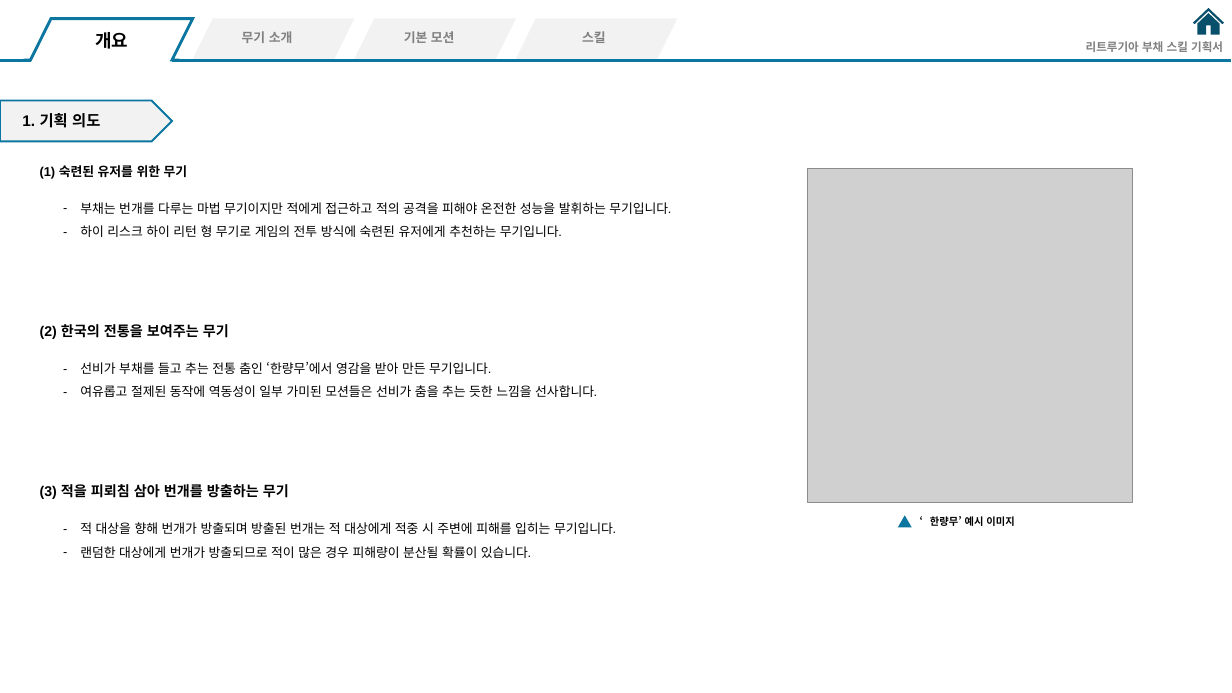
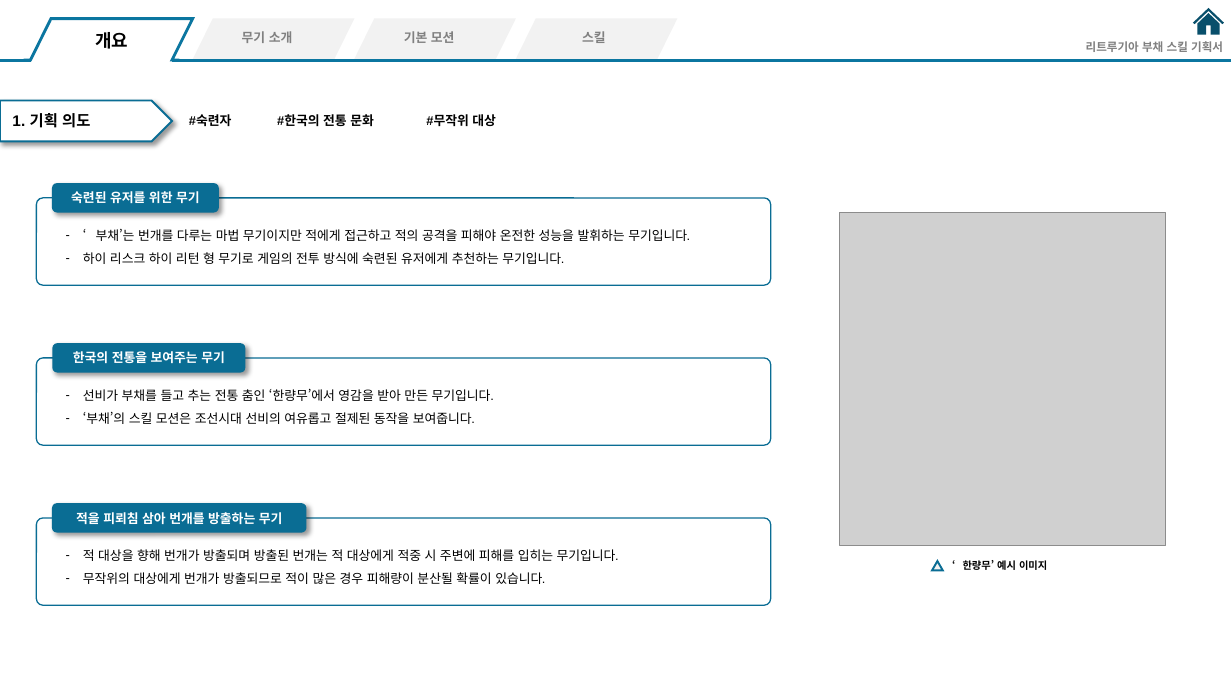
Before and after one commit to hjs0913/GameDesign, a slide deck: slide 3 of 액션&경영 RPG/스킬/리트루기아_부채스킬기획.pptx. Drawn at 1232x693 pixels with LibreOffice and Linux fonts; fonts in the diff are those of the drawing; grey boxes stand for pictures. Boxes give left, top, right and bottom in pixels: in the first picture for what was removed or moved away, otherwise in the second. Text is boxed around its words. In the diff, an @@ line names an element or a change of style, - is before the commit and + after.

Commit message:
부채 스킬 의도 수정

```diff
--- a/액션&경영 RPG/스킬/리트루기아_부채스킬기획.pptx
+++ b/액션&경영 RPG/스킬/리트루기아_부채스킬기획.pptx
@@ pentagon arrow at [0,101,172,141]: fill #F2F2F2 to #FFFFFF; outline #0B76A0 1.5 pt to #0A6D94 1.5 pt; shadow on @@
@@ text "1. 기획 의도": place and size @@
-text "1. 기획 의도" at [22,113,100,128]
+text "1. 기획 의도" at [12,113,90,128]
@@ text added at [189,115,231,128], 10 pt, text #000000, bold @@
+#숙련자
@@ text added at [277,114,374,126], 10 pt, text #000000, bold @@
+#한국의 전통 문화
@@ text added at [426,114,496,126], 10 pt, text #000000, bold @@
+#무작위 대상
@@ rounded rectangle added at [36,198,771,285], fill #FFFFFF, outline #0A6D94 1 pt @@
@@ rounded rectangle "숙련된 유저를 위한 무기": place and size @@
-rounded rectangle "숙련된 유저를 위한 무기" at [40,165,188,179]
+rounded rectangle "숙련된 유저를 위한 무기" at [52,183,219,213]
@@ text in rounded rectangle at [71,191,200,203]: text changed; text colour #000000 to #FFFFFF @@
-(1) 숙련된 유저를 위한 무기
+숙련된 유저를 위한 무기
@@ text "‘부채’는 번개를 다루는 마법 무기이지만 ...": place and size @@
-text "‘부채’는 번개를 다루는 마법 무기이지만 ..." at [80,202,671,237]
+text "‘부채’는 번개를 다루는 마법 무기이지만 ..." at [83,229,690,264]
@@ text at [96,229,690,241]: text changed @@
-– 부채는 번개를 다루는 마법 무기이지만 적에게 접근하고 적의 공격을 피해야 온전한 성능을 발휘하는 무기입니다.
+– ‘부채’는 번개를 다루는 마법 무기이지만 적에게 접근하고 적의 공격을 피해야 온전한 성능을 발휘하는 무기입니다.
@@ picture: place and size @@
-picture at [808,169,1133,503]
+picture at [840,213,1165,546]
@@ rounded rectangle added at [36,358,771,445], outline #0A6D94 1 pt @@
@@ vertical alignment top to middle; fill none to #0A6D94; shadow on in 3 elements at [52,183,219,213], [52,504,306,533], [53,343,246,372] @@
@@ rounded rectangle "한국의 전통을 보여주는 무기": place and size @@
-rounded rectangle "한국의 전통을 보여주는 무기" at [40,322,229,340]
+rounded rectangle "한국의 전통을 보여주는 무기" at [53,343,246,372]
@@ text in rounded rectangle at [73,351,225,363]: text changed; size 11 to 10 pt; text colour #000000 to #FFFFFF @@
-(2) 한국의 전통을 보여주는 무기
+한국의 전통을 보여주는 무기
@@ text "선비가 부채를 들고 추는 전통 ...": place and size @@
-text "선비가 부채를 들고 추는 전통 ..." at [80,362,597,397]
+text "선비가 부채를 들고 추는 전통 ..." at [83,389,494,424]
@@ text at [83,412,475,424]: text changed @@
-– 여유롭고 절제된 동작에 역동성이 일부 가미된 모션들은 선비가 춤을 추는 듯한 느낌을 선사합니다.
+– ‘부채’의 스킬 모션은 조선시대 선비의 여유롭고 절제된 동작을 보여줍니다.
@@ rounded rectangle "적을 피뢰침 삼아 번개를 방출하는 ...": place and size @@
-rounded rectangle "적을 피뢰침 삼아 번개를 방출하는 ..." at [40,484,289,499]
+rounded rectangle "적을 피뢰침 삼아 번개를 방출하는 ..." at [52,504,306,533]
@@ rounded rectangle added at [36,518,771,605], outline #0A6D94 1 pt @@
@@ text "적 대상을 향해 번개가 방출되며 ...": place and size @@
-text "적 대상을 향해 번개가 방출되며 ..." at [80,522,616,558]
+text "적 대상을 향해 번개가 방출되며 ..." at [83,549,619,584]
@@ text in rounded rectangle at [76,512,283,524]: text changed; size 11 to 10 pt; text colour #000000 to #FFFFFF @@
-(3) 적을 피뢰침 삼아 번개를 방출하는 무기
+적을 피뢰침 삼아 번개를 방출하는 무기
@@ triangle: place and size @@
-triangle at [899,518,910,527]
+triangle at [933,561,944,570]
@@ triangle at [933,561,944,570]: fill #0B76A0 to #F2F2F2; outline #0B76A0 1.5 pt to #0A6D94 1.5 pt @@
@@ text "‘한량무’ 예시 이미지": place and size @@
-text "‘한량무’ 예시 이미지" at [930,516,1014,526]
+text "‘한량무’ 예시 이미지" at [963,560,1047,570]
@@ text at [83,572,545,584]: text changed @@
-– 랜덤한 대상에게 번개가 방출되므로 적이 많은 경우 피해량이 분산될 확률이 있습니다.
+– 무작위의 대상에게 번개가 방출되므로 적이 많은 경우 피해량이 분산될 확률이 있습니다.
```
Also in this commit, not shown: 2 other slides changed, 5 other files.
